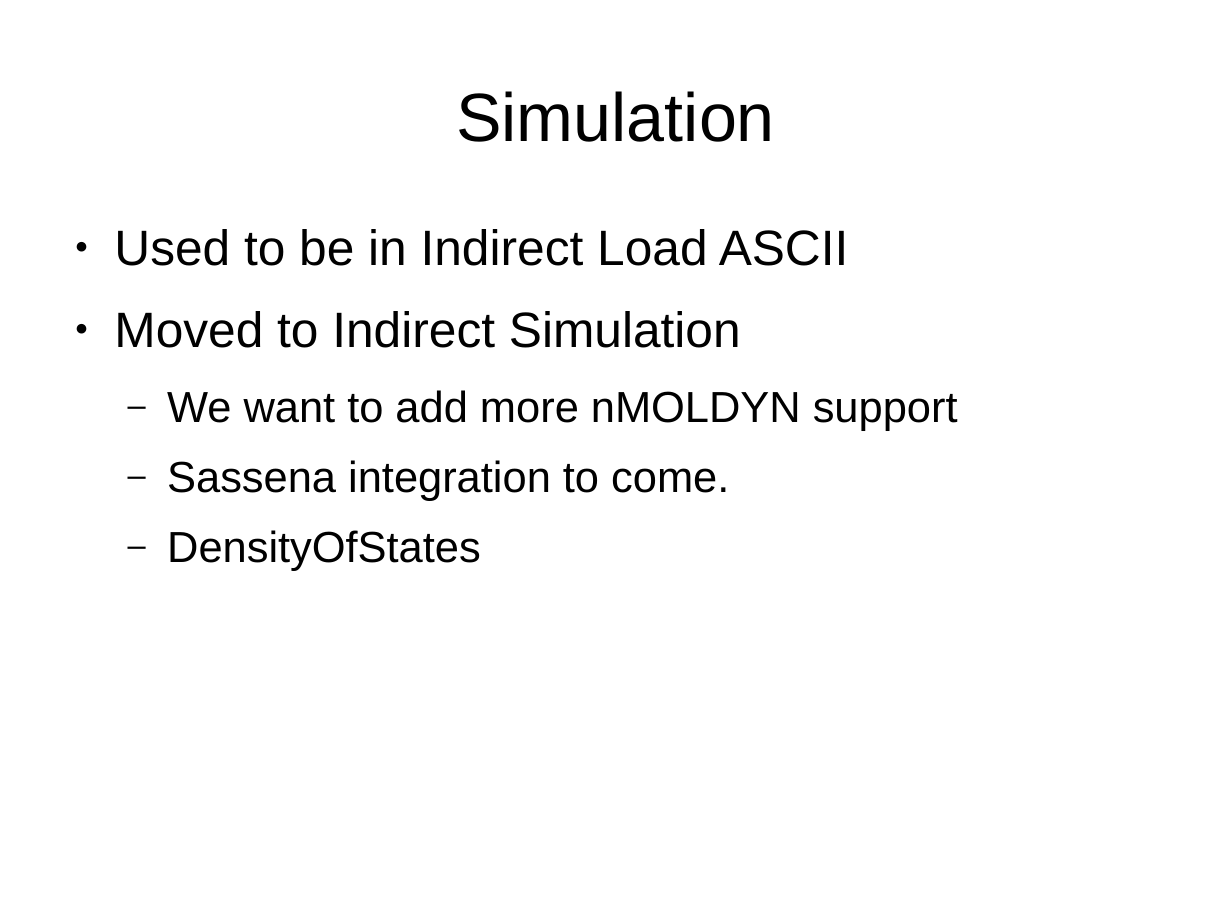
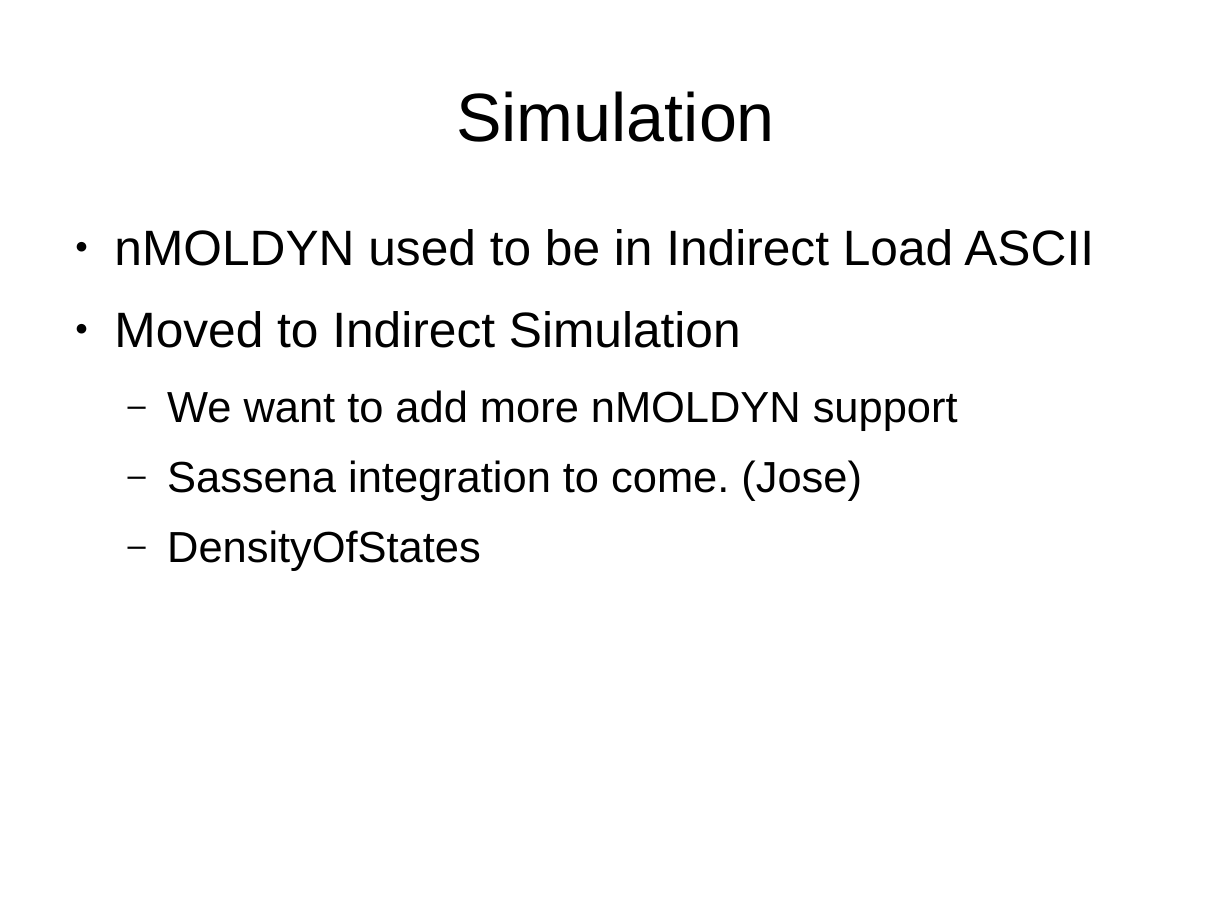
Before and after one commit to samueljackson92/documents, a slide deck: slide 12 of RAL/msg_presentation.pptx. Drawn at 1232x924 pixels with LibreOffice and Linux fonts; fonts in the diff are those of the drawing. Boxes give left, top, right and bottom in pixels: in the first picture for what was removed or moved away, otherwise in the second. Text is boxed around its words. In the diff, an @@ line names an element or a change of style, - is before the commit and + after.

Commit message:
Update MSG presentation.

```diff
--- a/RAL/msg_presentation.pptx
+++ b/RAL/msg_presentation.pptx
@@ text at <box>114,229,1094,266</box>: text changed @@
-● Used to be in Indirect Load ASCII
+● nMOLDYN used to be in Indirect Load ASCII
@@ text at <box>167,460,862,501</box>: text changed @@
-  – Sassena integration to come.
+  – Sassena integration to come. (Jose)
```
Also in this commit, not shown: 3 other slides changed, 1 slide added.
